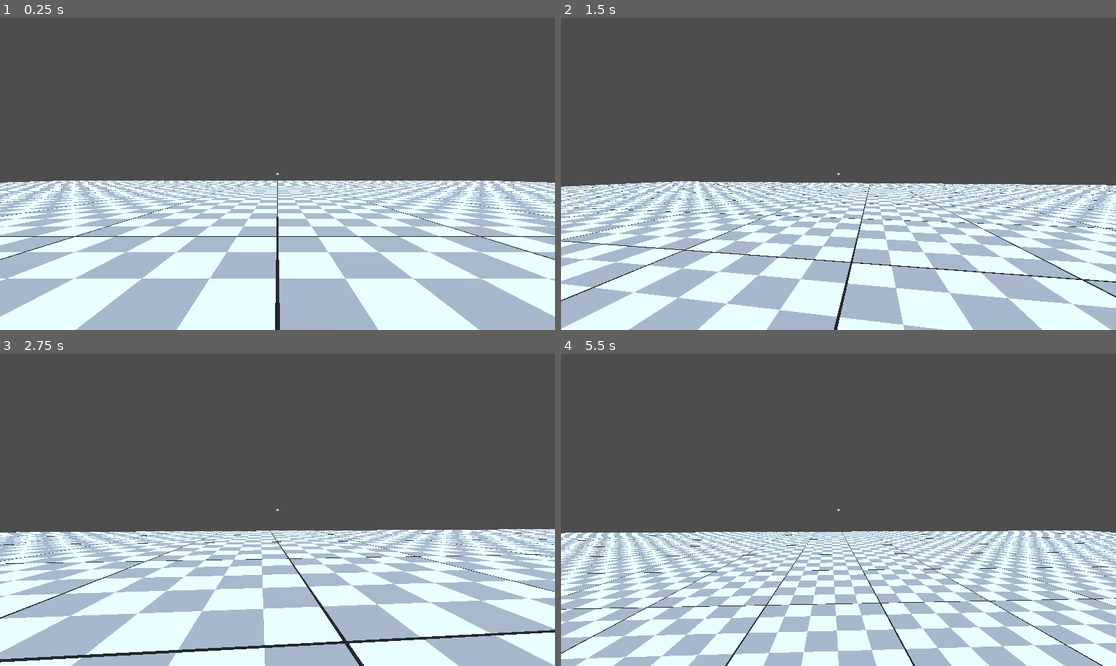
Above: before the commit, frames 1-4 (two rows, left to right).
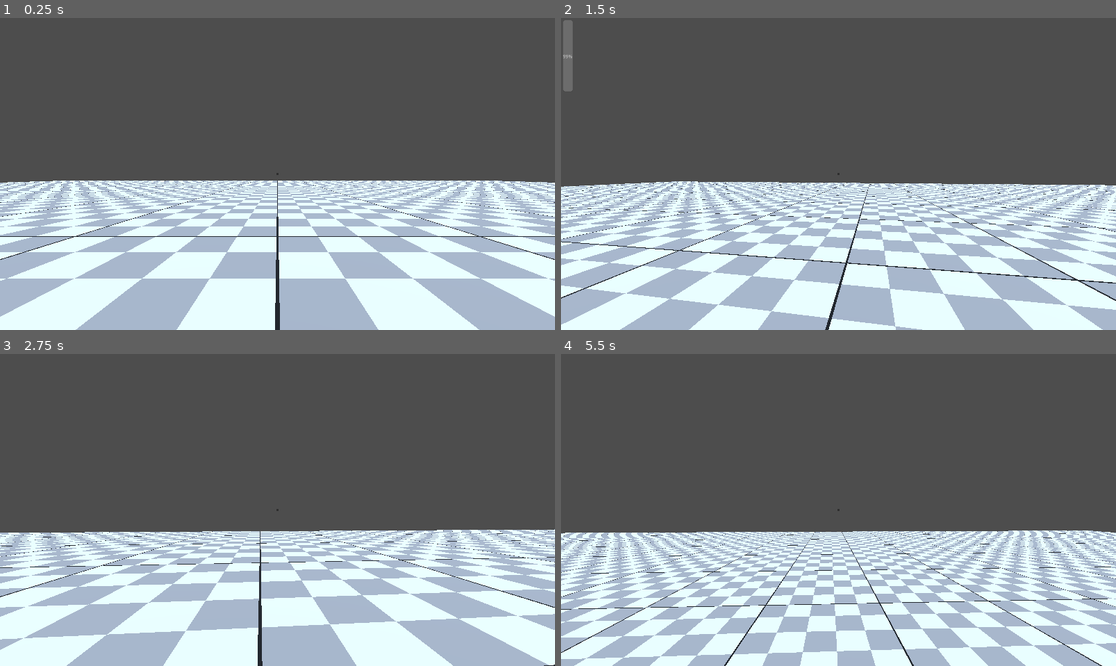
Above: after the commit, the same moments.

Repository: Aaron-Massey/untitledMazeGame
Game: Godot game, scene res://main.tscn
Same seed, same stepped clock (60 frames per second), same inputs: the game is played once before the commit and once after it.
Inputs (mouse positions are in pixels of both pictures, inside the frame that each line leads up to):
- Up to frame 1 (0.25 s): no input
- Up to frame 2 (1.5 s): tap Enter at 0.5 s; move the mouse to (866, 174) at 0.52 s; hold W (move_up) from 0.53 s (still down); click (866, 174) at 0.6 s; tap Space (jump) at 0.77 s; move the mouse to (810, 174) at 1.27 s; tap Shift (move_sprint) at 1.35 s
- Up to frame 3 (2.75 s): keep holding W (move_up); tap Space (jump) at 1.52 s; move the mouse to (288, 503) at 2.02 s; click (288, 503) at 2.1 s
- Up to frame 4 (5.5 s): keep holding W (move_up); move the mouse to (832, 516) at 2.77 s; tap Shift (move_sprint) at 2.85, 4.35 s; tap Space (jump) at 3.02, 3.77, 4.52 s; move the mouse to (877, 513) at 3.52 s; click (877, 513) at 3.6 s; tap R (debug_reset) at 4.25 s; move the mouse to (794, 506) at 4.27 s; move the mouse to (844, 510) at 5.02 s; click (844, 510) at 5.1 s

The runs differ from the first frame. In frame 1, less than 0.1% of the frame differs, in the area x 49-51%, y 49-51%; in frame 2, 8.8%; in frame 3, 19%, in the area x 0-100%, y 49-100%; in frame 4, 1.9%.

Commit message:
reworked running to be a multiplier

Diff:
--- a/assets/playerCharacter/Character.tscn
+++ b/assets/playerCharacter/Character.tscn
@@ -1,7 +1,7 @@
 [gd_scene format=3 uid="uid://dikss4lhjyr5t"]
 
 [ext_resource type="Script" uid="uid://df8cogc5vfkq6" path="res://assets/playerCharacter/character.gd" id="1_bli80"]
-[ext_resource type="Script" uid="uid://cxwfrigvjvecu" path="res://assets/playerCharacter/ui_(non_interactive).gd" id="2_kvk7c"]
+[ext_resource type="PackedScene" uid="uid://bbo5kbmdceuvg" path="res://assets/UI/ui_(non_interactive).tscn" id="2_kvk7c"]
 
 [sub_resource type="CapsuleShape3D" id="CapsuleShape3D_to3e8"]
 
@@ -9,22 +9,8 @@
 
 [sub_resource type="Skin" id="Skin_bli80"]
 
-[sub_resource type="StyleBoxFlat" id="StyleBoxFlat_37xui"]
-bg_color = Color(1, 1, 1, 1)
-draw_center = false
-border_width_left = 2
-border_width_top = 2
-border_width_right = 2
-border_width_bottom = 2
-border_color = Color(1, 1, 1, 1)
-corner_radius_top_left = 4
-corner_radius_top_right = 4
-corner_radius_bottom_right = 4
-corner_radius_bottom_left = 4
-
 [node name="CharacterBody3D" type="CharacterBody3D" unique_id=194776046]
 script = ExtResource("1_bli80")
-sprint_toggle_mode = false
 
 [node name="CollisionShape3D" type="CollisionShape3D" parent="." unique_id=1377346651]
 transform = Transform3D(1, 0, 0, 0, 1, 0, 0, 0, 1, 0, 1, 0)
@@ -47,19 +33,4 @@
 transform = Transform3D(1, 0, 0, 0, 0.99999994, 0, 0, 0, 0.99999994, 0, 1, 0)
 target_position = Vector3(0, 0, -2.5)
 
-[node name="UI (NON-INTERACTIVE)" type="CanvasLayer" parent="." unique_id=1821589918]
-script = ExtResource("2_kvk7c")
-
-[node name="CenterContainer" type="CenterContainer" parent="UI (NON-INTERACTIVE)" unique_id=1737496788]
-anchors_preset = 15
-anchor_right = 1.0
-anchor_bottom = 1.0
-grow_horizontal = 2
-grow_vertical = 2
-mouse_filter = 2
-
-[node name="Panel" type="Panel" parent="UI (NON-INTERACTIVE)/CenterContainer" unique_id=1983277793]
-custom_minimum_size = Vector2(8, 8)
-layout_mode = 2
-mouse_filter = 2
-theme_override_styles/panel = SubResource("StyleBoxFlat_37xui")
+[node name="UI (NON-INTERACTIVE)" parent="." unique_id=1016864372 instance=ExtResource("2_kvk7c")]
--- a/assets/playerCharacter/character.gd
+++ b/assets/playerCharacter/character.gd
@@ -29,8 +29,8 @@
 @export var turn_friction: float = 3.0
 
 @export_category("Sprint & Stamina")
-## The speed the character moves at while sprinting
-@export var sprint_speed: float = 14.0
+## Multiplier applied to top_speed when sprinting (e.g., 1.5 = 50% faster)
+@export var sprint_speed_multiplier: float = 1.5
 ## How quickly the character accelerates when starting to sprint
 @export var sprint_acceleration: float = 60.0
 ## If true, sprint input toggles on/off. If false, sprint must be held.
@@ -41,8 +41,8 @@
 @export var stamina_drain_rate: float = 25.0
 ## The rate at which stamina recovers while walking (units per second)
 @export var stamina_walk_recovery_rate: float = 10.0
-## The rate at which stamina recovers while idle (units per second)
-@export var stamina_idle_recovery_rate: float = 35.0
+## Multiplier applied to stamina_walk_recovery_rate when idle (e.g., 3.5 = 3.5x faster)
+@export var stamina_idle_recovery_multiplier: float = 3.5
 
 @export_category("Camera Settings")
 ## The field of view for the camera in degrees
@@ -102,8 +102,8 @@
 	if Input.is_action_just_pressed("jump") and is_on_floor():
 		velocity.y = jump_velocity
 
-	var input_dir := Input.get_vector("move_left", "move_right", "move_up", "move_down")
-	var direction := (transform.basis * Vector3(input_dir.x, 0, input_dir.y)).normalized()
+	var input_dir: Vector2 = Input.get_vector("move_left", "move_right", "move_up", "move_down")
+	var direction: Vector3 = (transform.basis * Vector3(input_dir.x, 0, input_dir.y)).normalized()
 
 	if current_stamina <= 0.0:
 		is_exhausted = true
@@ -123,21 +123,27 @@
 
 	update_stamina(delta)
 
-	var active_speed := sprint_speed if is_sprinting else top_speed
-	var active_accel := sprint_acceleration if is_sprinting else acceleration
-
-	var current_xz := Vector3(velocity.x, 0, velocity.z)
+	var sprint_speed: float = top_speed * sprint_speed_multiplier
+	var active_speed: float = sprint_speed if is_sprinting else top_speed
+	var active_accel: float = sprint_acceleration if is_sprinting else acceleration
+
+	var current_xz: Vector3 = Vector3(velocity.x, 0, velocity.z)
 	var target_xz: Vector3 = direction * active_speed
 
 	if direction:
-		var accel_multiplier := 1.0
+		var accel_multiplier: float = 1.0
+		var speed_change_rate: float = active_accel
+
+		# Use deceleration when reducing speed from sprint to walk while input is held.
+		if not is_sprinting and current_xz.length() > target_xz.length():
+			speed_change_rate = deceleration
 
 		if current_xz.length() > 0.5:
-			var momentum_alignment := direction.dot(current_xz.normalized())
+			var momentum_alignment: float = direction.dot(current_xz.normalized())
 			if momentum_alignment < 0.9:
 				accel_multiplier = turn_friction
 
-		current_xz = current_xz.move_toward(target_xz, active_accel * accel_multiplier * delta)
+		current_xz = current_xz.move_toward(target_xz, speed_change_rate * accel_multiplier * delta)
 	else:
 		current_xz = current_xz.move_toward(Vector3.ZERO, deceleration * delta)
 
@@ -152,7 +158,10 @@
 	elif velocity.length() > 0.1:
 		current_stamina += stamina_walk_recovery_rate * delta
 	else:
-		current_stamina += stamina_idle_recovery_rate * delta
+		var idle_recovery_rate: float = (
+			stamina_walk_recovery_rate * stamina_idle_recovery_multiplier
+		)
+		current_stamina += idle_recovery_rate * delta
 
 	current_stamina = clamp(current_stamina, 0.0, max_stamina)
 
@@ -162,8 +171,8 @@
 	rotate_y(deg_to_rad(_yaw_input))
 	camera_controller.rotate_x(deg_to_rad(_pitch_input))
 
-	var lower_limit := deg_to_rad(tilt_lower_limit)
-	var upper_limit := deg_to_rad(tilt_upper_limit)
+	var lower_limit: float = deg_to_rad(tilt_lower_limit)
+	var upper_limit: float = deg_to_rad(tilt_upper_limit)
 	camera_controller.rotation.x = clamp(camera_controller.rotation.x, lower_limit, upper_limit)
 
 	_yaw_input = 0.0
